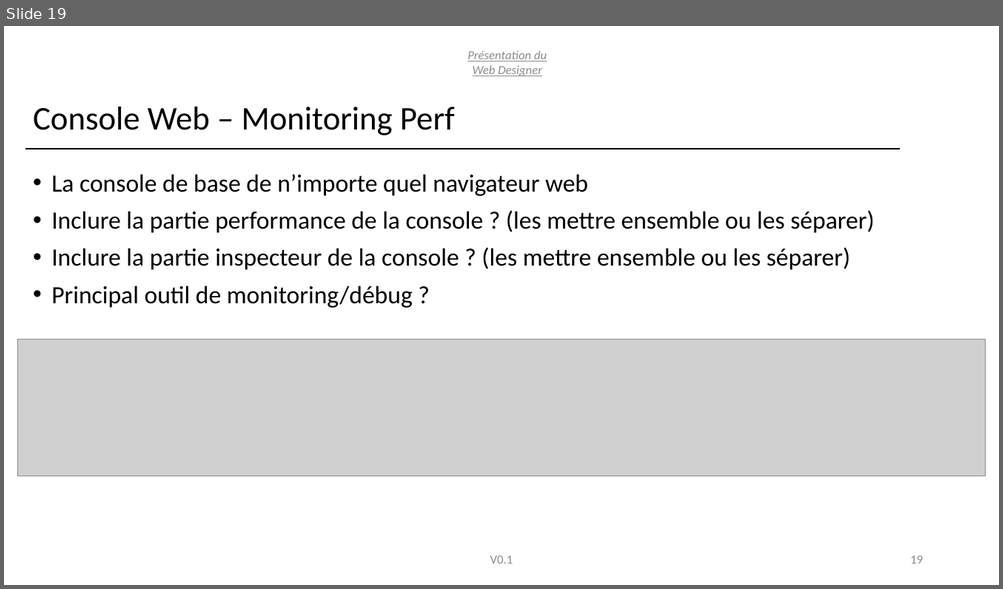
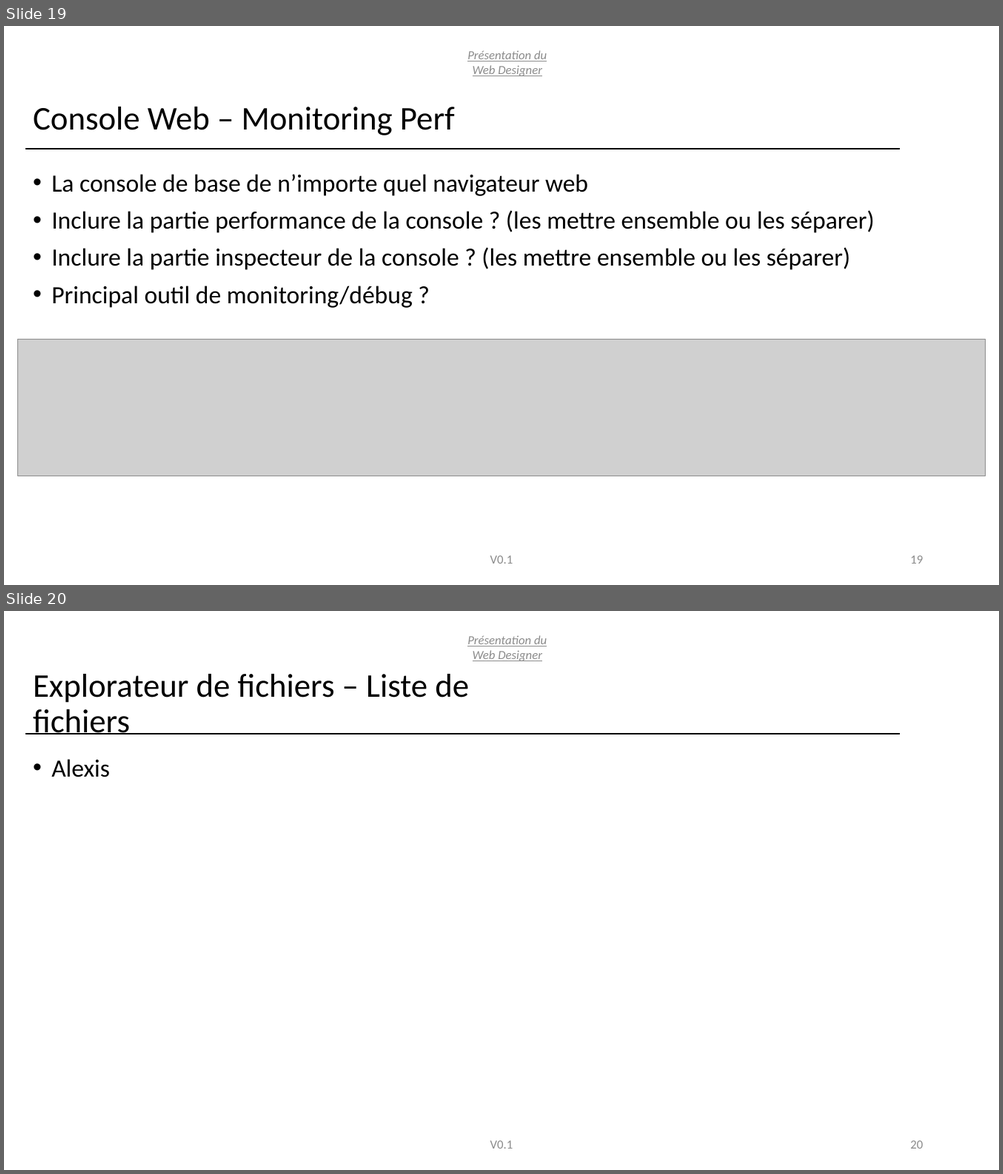
Before and after one commit to T4ouf/Web-Designer, a slide deck: doc/pitch/Presentation-Conception.pptx. Shown one above the other, each under a label of ours: slide 19 before the commit, slides 19 and 20 after it. The pictures are 1003x589 and 1003x1174 pixels, drawn with LibreOffice and Linux fonts; fonts in the diff are those of the drawing; grey boxes stand for pictures. Boxes give left, top, right and bottom in pixels: in the first picture for what was removed or moved away, otherwise in the second. Text is boxed around its words. In the diff, an @@ line names an element or a change of style, - is before the commit and + after.

```diff
--- a/doc/pitch/Presentation-Conception.pptx
+++ b/doc/pitch/Presentation-Conception.pptx
@@ slide 20 added at bbox=[4, 611, 999, 1170], background #FFFFFF @@
@@ text added at bbox=[467, 635, 546, 661], 12 pt, text #8C8C8C, italic, underline @@
+Présentation du Web Designer
@@ title added at bbox=[33, 674, 469, 735], 32 pt, text #000000 @@
+Explorateur de fichiers – Liste de fichiers
@@ line added from (25, 734) to (899, 734), #000000 1.5 pt @@
@@ text added at bbox=[51, 759, 110, 777], 24 pt, text #000000 @@
+• Alexis
@@ text added at bbox=[490, 1141, 513, 1149], 12 pt, text #8C8C8C @@
+V0.1
@@ page number added at bbox=[910, 1141, 922, 1149], 12 pt, text #8C8C8C @@
+20
```
Also in this commit, not shown: 7 other slides added, 2 other files.
